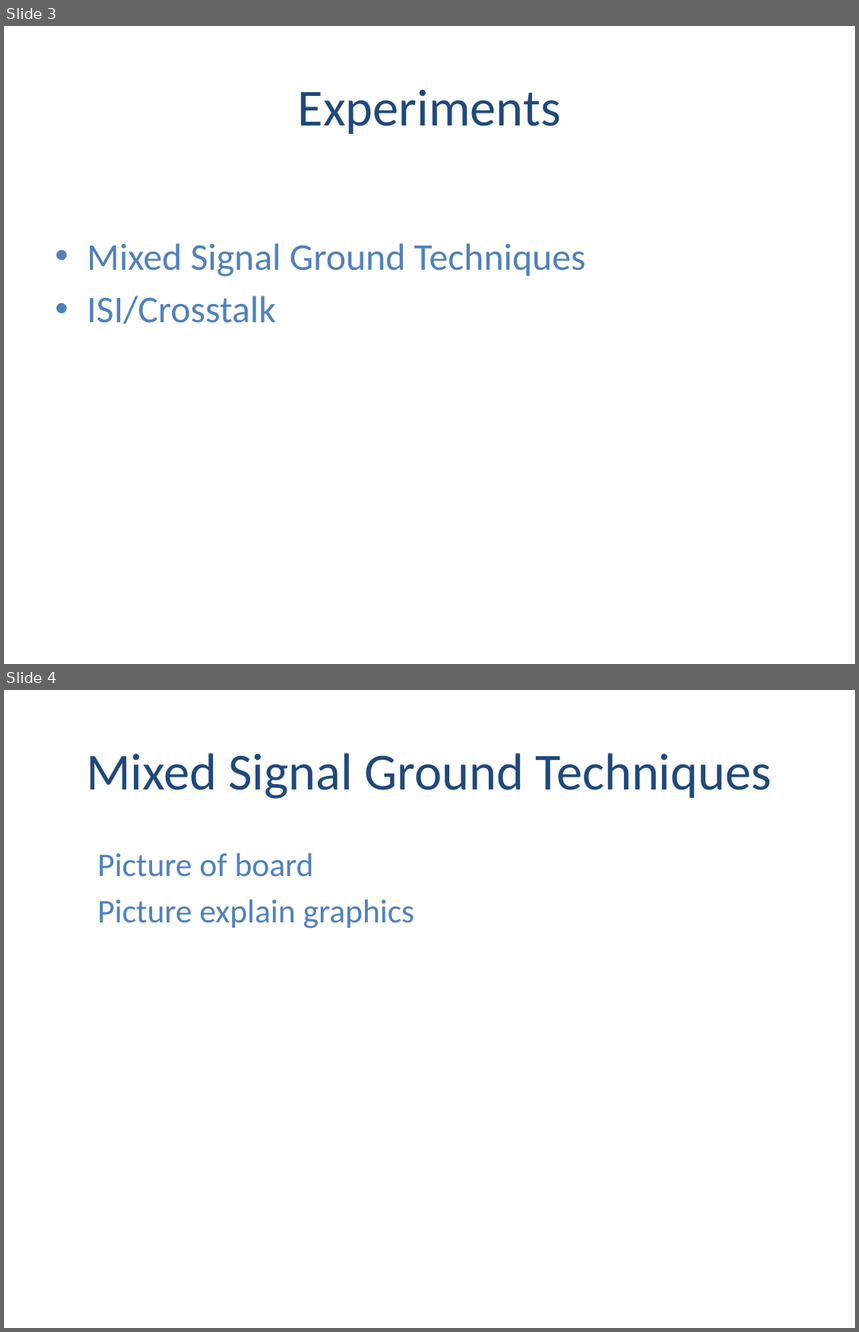
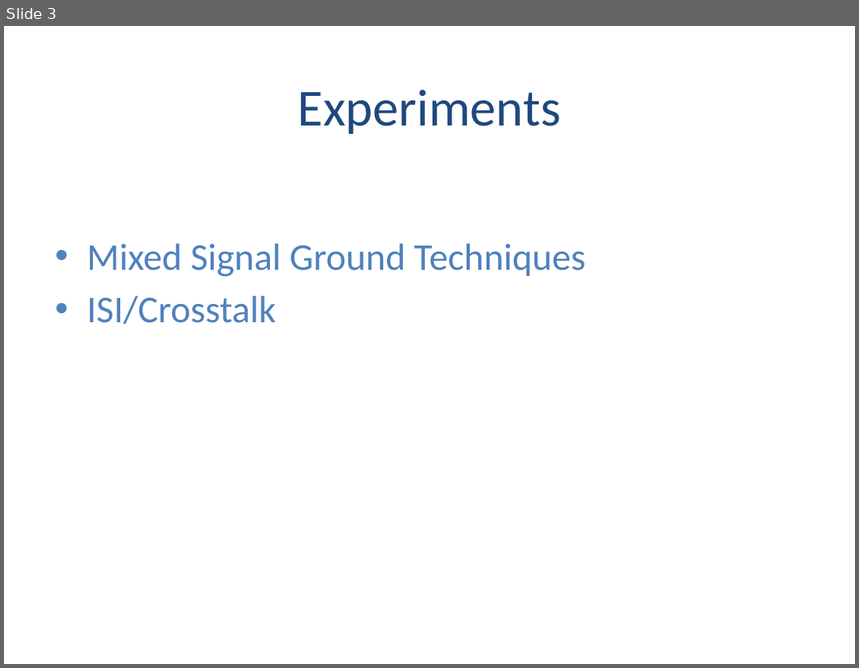
Before and after one commit to BrandonTowell/Capstone-Team-12, a slide deck: Documentation/T12 Final Presentation.pptx. Shown one above the other, each under a label of ours: slides 3 and 4 before the commit, slide 3 after it. The pictures are 859x1332 and 859x668 pixels, drawn with LibreOffice and Linux fonts; fonts in the diff are those of the drawing. Boxes give left, top, right and bottom in pixels: in the first picture for what was removed or moved away, otherwise in the second. Text is boxed around its words. In the diff, an @@ line names an element or a change of style, - is before the commit and + after.

```diff
--- a/Documentation/T12 Final Presentation.pptx
+++ b/Documentation/T12 Final Presentation.pptx
@@ slide 4 removed at (4,690,855,1328), background #FFFFFF @@
@@ title removed at (86,753,772,799) @@
-Mixed Signal Ground Techniques
@@ text removed at (97,853,415,929) @@
-  Picture of board
-  Picture explain graphics
```
Also in this commit, not shown: 8 slides changed, 4 slides added, 3 other slides removed.
